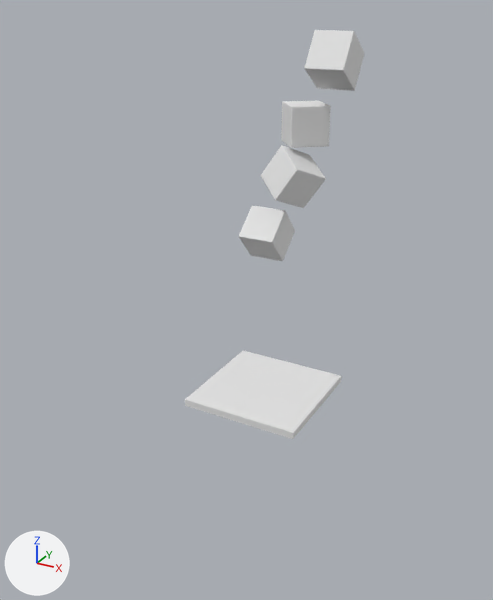
One commit to the Blender file semestre2/modelagem_para_cenarios_tridimensionais/Jello/Jello-1.blend: the scene before it, then after it.
Both versions are drawn from a 50 mm camera at (21.4, -42.0, 28.2) aimed at (-0.5, -2.3, 8.4). Lighting does not change. The marker at lower left points along +X, +Y and +Z.

Names of what the first picture shows: 'Floor', 'Jello', 'Jello.001', 'Jello.002', 'Jello.003'.
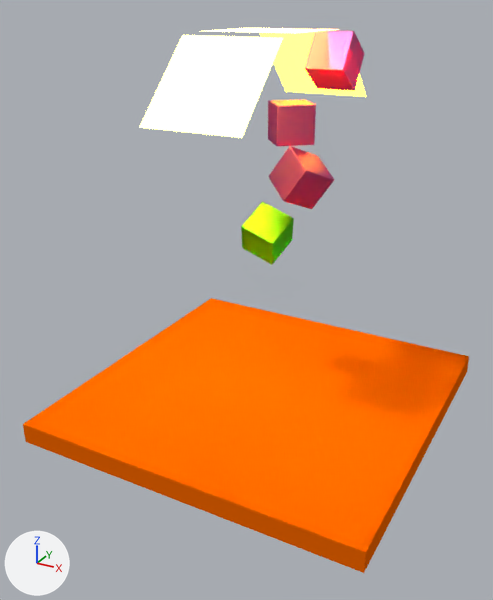
Edits to the bpy script that builds the scene:
```text
Change mat_material:
    remove # nodes: BsdfDiffuse, OutputMaterial
    nodes: BsdfAnisotropic, BsdfGlass, MixShader, OutputMaterial
    colours: pink #ff00b5, pink #e77eb6
Add mat_material_002:
    mat_material_002 = bpy.data.materials.new('Material.002')
    # nodes: BsdfAnisotropic, BsdfGlass, MixShader, OutputMaterial
    # colours: green #17ff1e, green #7de736
Add mat_material_001:
    mat_material_001 = diffuse_material('Material.001')
    mat_material_001.base_color = (0.8, 0.122, 0.0)  # orange #e76200
Add mat_material_003:
    mat_material_003 = emission_material('Material.003')
    mat_material_003.base_color = (0.8, 0.261, 0.0455)  # orange #e78c3c
    mat_material_003.strength = 30.0
Add mat_material_005:
    mat_material_005 = emission_material('Material.005')
    mat_material_005.base_color = (0.8, 0.639, 0.0169)  # yellow #e7d123
    mat_material_005.strength = 20.0
Add mat_material_004:
    mat_material_004 = emission_material('Material.004')
    mat_material_004.base_color = (0.8, 0.674, 0.0504)  # yellow #e7d63f
    mat_material_004.strength = 20.0
Change me_plane:
    where me_plane.from_pydata(...)  # 8 vertices, 6 faces; spans x -1.0..1.0, y -1.0..1.0, z 0.0..0.12
    add me_plane.materials.append(mat_material_001)  # orange #e76200
Change me_cube:
    where me_cube.from_pydata(...)  # 56 vertices, 54 faces; spans x -1.0..1.0, y -1.0..1.0, z -1.0..1.0
    remove me_cube.materials.append(mat_material)  # white #e7e7e7
    add me_cube.materials.append(mat_material_002)
Add me_plane_001:
    me_plane_001.from_pydata([(-1.0, -1.0, 0.0), (1.0, -1.0, 0.0), (-1.0, 1.0, 0.0), (1.0, 1.0, 0.0)], [], [(0, 1, 3, 2)])
    me_plane_001.materials.append(mat_material_003)  # orange #e78c3c
Add me_plane_002:
    me_plane_002.from_pydata([(-1.0, -1.0, 0.0), (1.0, -1.0, 0.0), (-1.0, 1.0, 0.0), (1.0, 1.0, 0.0)], [], [(0, 1, 3, 2)])
    me_plane_002.materials.append(mat_material_005)  # yellow #e7d123
Add me_plane_003:
    me_plane_003.from_pydata([(-1.0, -1.0, 0.0), (1.0, -1.0, 0.0), (-1.0, 1.0, 0.0), (1.0, 1.0, 0.0)], [], [(0, 1, 3, 2)])
    me_plane_003.materials.append(mat_material_004)  # yellow #e7d63f
Change ob_floor:
    ob_floor.scale: (-4.62, -4.62, -4.62) -> (-13.1, -13.1, -13.1)
Change ob_jello:
    ob_jello.rotation_euler: (0.727, 0.0, 0.0) -> (0.55, 0.333, -0.0164)  # degrees (42, 0, 0) -> degrees (32, 19, -0.9)
Change ob_jello_002:
    ob_jello_002.location: (1.89, 1.79, 20.47) -> (0.82, 1.79, 20.47)
Change ob_jello_001:
    ob_jello_001.location: (1.89, 0.0, 17.15) -> (2.5, 0.0, 17.15)
Add ob_plane:
    ob_plane = bpy.data.objects.new('Plane', me_plane_001)
    ob_plane.location = (0.0, 0.0, 26.46)
    ob_plane.scale = (3.4, 3.4, 3.4)
Add ob_plane_001:
    ob_plane_001 = bpy.data.objects.new('Plane.001', me_plane_002)
    ob_plane_001.location = (0.0, 7.2, 23.9)
    ob_plane_001.rotation_euler = (-0.785, 0.0, 0.0)  # degrees (-45, 0, 0)
    ob_plane_001.scale = (3.4, 3.4, 3.4)
Add ob_plane_002:
    ob_plane_002 = bpy.data.objects.new('Plane.002', me_plane_003)
    ob_plane_002.location = (0.0, -7.4, 23.9)
    ob_plane_002.rotation_euler = (0.785, 0.0, 0.0)  # degrees (45, 0, 0)
    ob_plane_002.scale = (3.4, 3.4, 3.4)
```

Location of each change, [x1, y1, x2, y2] in pixels of the pictures (493 x 600 px):
'Floor', recoloured, rescaled (white to orange, 185% wider, 207% taller): before [185, 350, 341, 439]; after [23, 298, 469, 573]
'Plane.002', added: after [139, 35, 283, 138]
'Jello.001', recoloured, moved: before [261, 145, 326, 208]; after [269, 146, 334, 209]
'Jello.003', recoloured: [304, 30, 364, 91] in both
'Jello.002', recoloured, moved: before [281, 101, 331, 148]; after [268, 100, 316, 146]
'Jello', recoloured, turned (white to yellow): before [239, 205, 295, 261]; after [241, 202, 294, 265]
'Plane.001', added (yellow): after [260, 32, 366, 97]
'Plane', added: after [206, 28, 339, 34]
